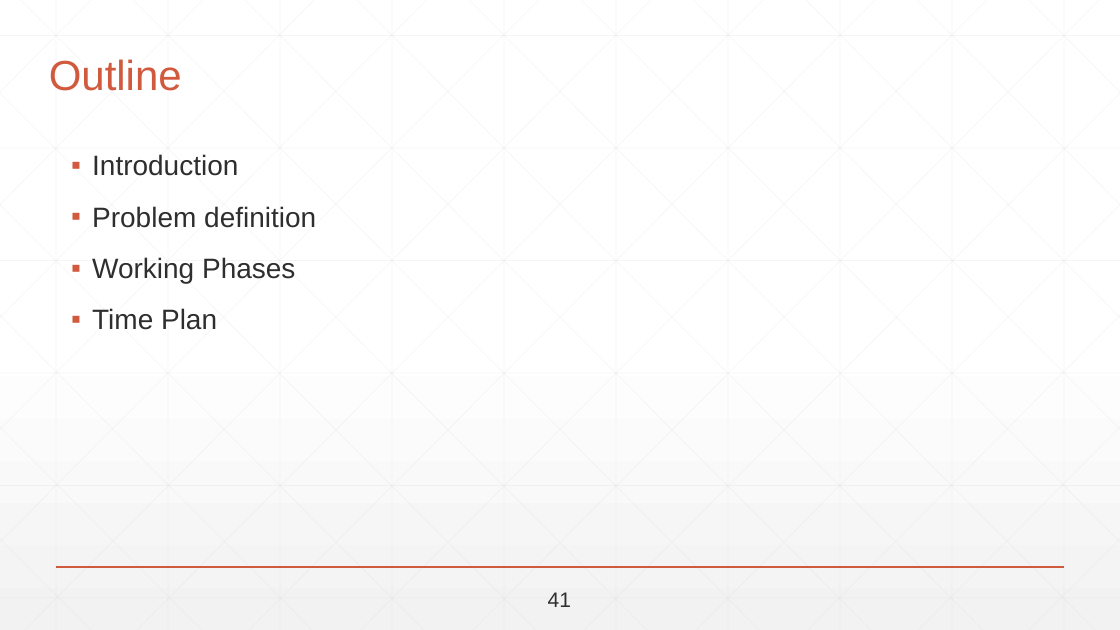
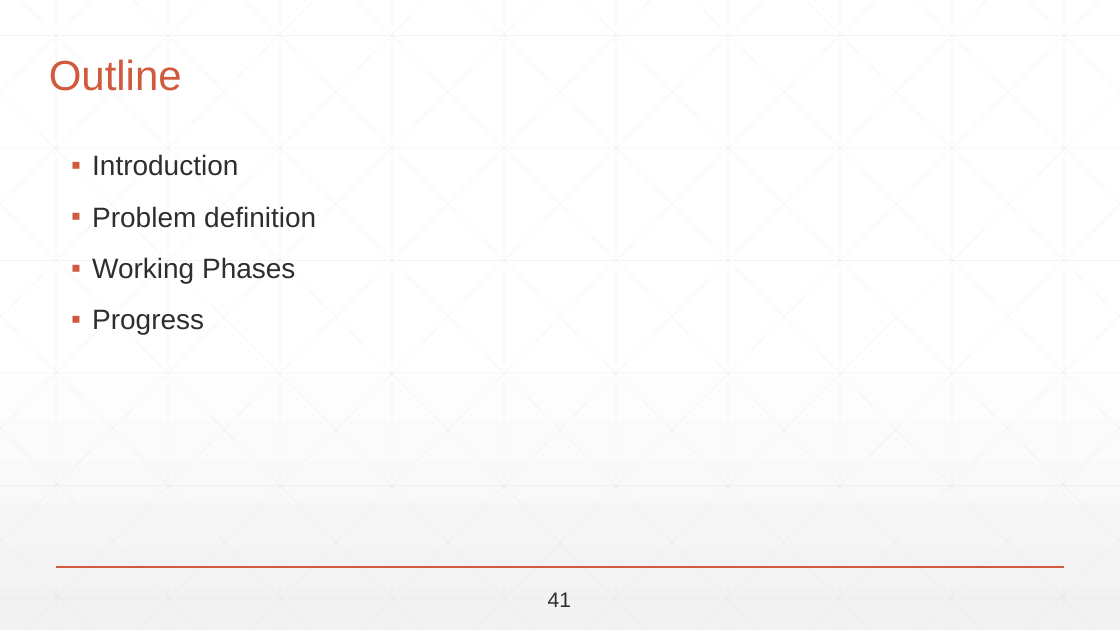
Before and after one commit to abdallahshaaban/Visual-Question-Answering, a slide deck: slide 57 of Second Seminar/Visual-QA-Second-Seminar.pptx (slide 56 before the commit). Drawn at 1120x630 pixels with LibreOffice and Linux fonts; fonts in the diff are those of the drawing. Boxes give left, top, right and bottom in pixels: in the first picture for what was removed or moved away, otherwise in the second. Text is boxed around its words. In the diff, an @@ line names an element or a change of style, - is before the commit and + after.

```diff
--- a/Second Seminar/Visual-QA-Second-Seminar.pptx
+++ b/Second Seminar/Visual-QA-Second-Seminar.pptx
@@ text at (x1=92, y1=309, x2=204, y2=334): text changed @@
-▪ Time Plan
+▪ Progress
```
Also in this commit, not shown: 9 other slides changed, 3 slides added.
